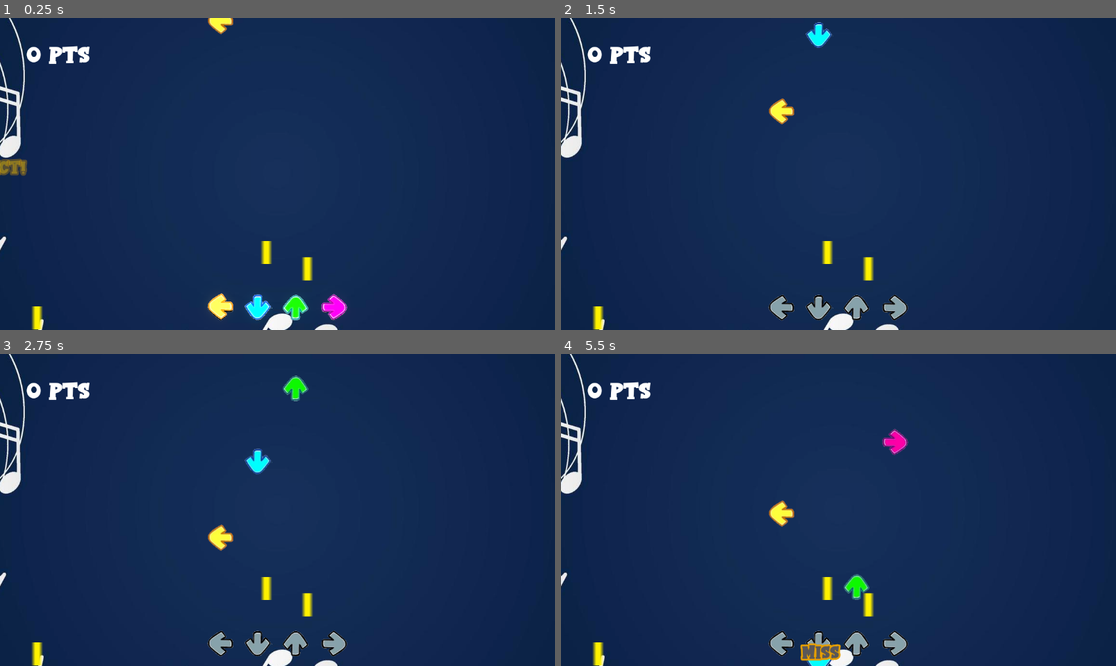
Above: before the commit, frames 1-4 (two rows, left to right).
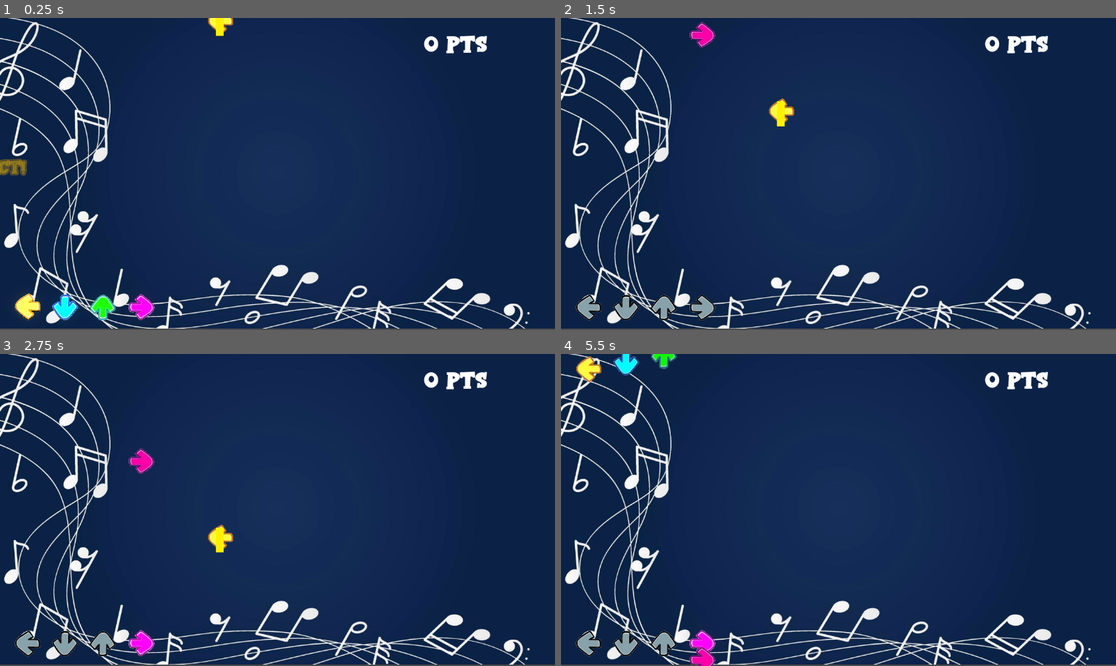
Above: after the commit, the same moments.

Repository: sofiamatosg/Wave-of-Mutilation
Game: Godot game, scene res://levels/game_level.tscn
Same seed, same stepped clock (60 frames per second), same inputs: the game is played once before the commit and once after it.
Inputs:
- Up to frame 1 (0.25 s): no input
- Up to frame 2 (1.5 s): tap Enter at 0.5 s; hold F (button_right, bound only after the commit) 0.53-1.28 s; hold S (button_down, bound only after the commit) from 1.28 s (still down)
- Up to frame 3 (2.75 s): release S (button_down, bound only after the commit) at 2.03 s; hold F (button_right, bound only after the commit) from 2.03 s (still down)
- Up to frame 4 (5.5 s): release F (button_right, bound only after the commit) at 2.78 s; hold D (button_up, bound only after the commit) 2.78-3.53 s; hold A (button_left, bound only after the commit) 3.53-5.03 s; hold S (button_down, bound only after the commit) from 5.03 s (still down)

The runs differ from the first frame. In frame 1, 9.6% of the frame differs, in the area x 0-100%, y 0-100%; in frame 2, 9.9%; in frame 3, 10%; in frame 4, 11%.

Commit message:
Major fix!
Fixed the bug where some keys where showing up wrongly as missed. Typed almost half of the song.

Diff:
--- a/level_editor.gd
+++ b/level_editor.gd
@@ -3,9 +3,14 @@
 const in_edit_mode: bool = false
 var current_level_name = "Intro"
 
+
 var level_info = {
 	"Intro" = {
-		"fk_times": "[[1], [2], [3], [4]]"
+		"fk_times": "
+		[[5, 7.7, 10.3, 12.8, 15.2, 24.6, 25, 27.1, 29.1, 31.5, 34.2, 34.8, 35, 35.2, 35.4, 35.6, 35.7, 37.2, 37.4, 37.6, 37.8, 38, 39.4, 39.6, 39.8, 40, 40.2],
+		[5.1, 6.1, 6.6, 7.6, 8.2, 8.8, 9.4, 10.2, 10.8, 11.4, 11.9, 12.7,13.3, 13.9, 14.4, 15.1, 15.7, 16.3,16.9, 18, 18.6, 19.2, 20.3, 20.9, 21.5, 22.6, 23.2, 23.8, 25.5, 26.1, 27, 27.6, 28.2, 28.7, 29.2, 29.9, 30.5, 31.1, 31.6, 32.3, 32.9, 33.5],
+		[5.2, 6.2, 6.7, 7.5, 8.3, 8.9, 9.5, 10.1, 10.9, 11.5, 12, 12.6, 13.4, 14, 14.5, 15, 15.8, 16.4, 17, 18.1, 18.7, 19.3, 20.4, 21, 21.6, 22.7, 23.3, 23.9, 25.6, 26.2, 26.9, 27.7, 28.3, 28.8, 29.3, 30, 30.6, 31.2, 31.7, 32.4, 33, 33.6, 38.7],
+		[1,7.4, 10, 12.5, 14.9, 26.8, 29.4, 31.8, 34.1, 34.7, 38.9]]"
 	}
 }
 # Called when the node enters the scene tree for the first time.
@@ -15,18 +20,18 @@
 	else:
 		var fk_times = level_info.get(current_level_name).get("fk_times")
 		var fk_times_arr = str_to_var(fk_times)
-		print(fk_times_arr[0])
+		#print(fk_times_arr[0])
 
 		var counter: int = 0
 		for key in fk_times_arr:
 			var button_name: String = ""
 			match counter:
 				0:
+					button_name = "button_left"
+				1:
 					button_name = "button_down"
-				1:
+				2:
 					button_name = "button_up"
-				2:
-					button_name = "button_left"
 				3:
 					button_name = "button_right"
 
--- a/levels/game_level.tscn
+++ b/levels/game_level.tscn
@@ -6,6 +6,7 @@
 [ext_resource type="PackedScene" uid="uid://my0vyubbvhxn" path="res://levels/game_ui.tscn" id="3_d65c1"]
 [ext_resource type="PackedScene" uid="uid://cgx2o2xtebrgv" path="res://objects/hold_tail.tscn" id="4_wtvao"]
 [ext_resource type="PackedScene" uid="uid://dsoxkm5i4lmjp" path="res://level_editor.tscn" id="5_2i5ty"]
+[ext_resource type="PackedScene" uid="uid://bn0jgwmv7lc28" path="res://objects/audio_control.tscn" id="7_smvv8"]
 
 [sub_resource type="Environment" id="Environment_d65c1"]
 background_mode = 3
@@ -16,25 +17,26 @@
 [node name="Camera2D" type="Camera2D" parent="."]
 
 [node name="Background" type="Sprite2D" parent="."]
-position = Vector2(-1, 0)
+position = Vector2(1.00001, -2.50002)
+scale = Vector2(0.664753, 0.660204)
 texture = ExtResource("1_n0b0m")
 
 [node name="key_listener" parent="." instance=ExtResource("1_qc6i3")]
-position = Vector2(-120, 280)
+position = Vector2(-520, 280)
 key_name = "button_left"
 
 [node name="key_listener2" parent="." instance=ExtResource("1_qc6i3")]
-position = Vector2(-40, 280)
+position = Vector2(-440, 280)
 frame = 1
 key_name = "button_down"
 
 [node name="key_listener3" parent="." instance=ExtResource("1_qc6i3")]
-position = Vector2(40, 280)
+position = Vector2(-360, 280)
 frame = 2
 key_name = "button_up"
 
 [node name="key_listener4" parent="." instance=ExtResource("1_qc6i3")]
-position = Vector2(120, 280)
+position = Vector2(-280, 280)
 frame = 3
 key_name = "button_right"
 
@@ -42,30 +44,17 @@
 position = Vector2(-120, -350)
 
 [node name="HoldTail" parent="FallingKey" instance=ExtResource("4_wtvao")]
-visible = false
 scale = Vector2(8, 12.874)
 
 [node name="GameUI" parent="." instance=ExtResource("3_d65c1")]
-offset_left = -610.0
-offset_top = -174.0
-offset_right = -610.0
-offset_bottom = -174.0
+offset_left = -603.0
+offset_top = -276.0
+offset_right = -603.0
+offset_bottom = -276.0
 
 [node name="WorldEnvironment" type="WorldEnvironment" parent="."]
 environment = SubResource("Environment_d65c1")
 
-[node name="MusicPlayer" type="AudioStreamPlayer2D" parent="."]
-
 [node name="LevelEditor" parent="." instance=ExtResource("5_2i5ty")]
 
-[node name="HoldTail2" parent="." instance=ExtResource("4_wtvao")]
-position = Vector2(62, 197)
-scale = Vector2(8, 12)
-
-[node name="HoldTail3" parent="." instance=ExtResource("4_wtvao")]
-position = Vector2(-23, 163)
-scale = Vector2(8, 12)
-
-[node name="HoldTail4" parent="." instance=ExtResource("4_wtvao")]
-position = Vector2(-499, 299)
-scale = Vector2(8, 12)
+[node name="AudioControl" parent="." instance=ExtResource("7_smvv8")]
--- a/levels/game_ui.tscn
+++ b/levels/game_ui.tscn
@@ -17,10 +17,14 @@
 
 [node name="ScoreLabel" type="RichTextLabel" parent="CanvasLayer"]
 unique_name_in_owner = true
-offset_left = 55.0
-offset_top = 43.0
-offset_right = 261.0
-offset_bottom = 100.0
+anchors_preset = 1
+anchor_left = 1.0
+anchor_right = 1.0
+offset_left = -272.0
+offset_top = 21.0
+offset_right = -66.0
+offset_bottom = 78.0
+grow_horizontal = 0
 theme_override_fonts/normal_font = ExtResource("2_ul118")
 theme_override_font_sizes/normal_font_size = 40
 text = "0 pts"
@@ -28,10 +32,14 @@
 
 [node name="ComboLabel" type="RichTextLabel" parent="CanvasLayer"]
 unique_name_in_owner = true
-offset_left = 44.0
-offset_top = 107.0
-offset_right = 293.0
-offset_bottom = 164.0
+anchors_preset = 1
+anchor_left = 1.0
+anchor_right = 1.0
+offset_left = -305.0
+offset_top = 91.0
+offset_right = -56.0
+offset_bottom = 148.0
+grow_horizontal = 0
 theme_override_fonts/normal_font = ExtResource("2_ul118")
 theme_override_font_sizes/normal_font_size = 40
 text = "0x Combo"
--- /dev/null
+++ b/objects/audio_control.gd
@@ -0,0 +1,12 @@
+extends Node
+
+
+# Called when the node enters the scene tree for the first time.
+func _ready() -> void:
+	await get_tree().create_timer(0.5).timeout  # Wait 3 seconds
+	$Drive.play()
+
+
+# Called every frame. 'delta' is the elapsed time since the previous frame.
+func _process(delta: float) -> void:
+	pass
--- /dev/null
+++ b/objects/audio_control.tscn
@@ -0,0 +1,12 @@
+[gd_scene load_steps=4 format=3 uid="uid://bn0jgwmv7lc28"]
+
+[ext_resource type="AudioStream" uid="uid://th3x2p7em84s" path="res://music/Drive.wav" id="1_8j1b0"]
+[ext_resource type="Script" uid="uid://bvuh81csvgfop" path="res://objects/audio_control.gd" id="1_jnm6s"]
+[ext_resource type="Script" uid="uid://c77slq78rlm2f" path="res://objects/drive.gd" id="2_jnm6s"]
+
+[node name="AudioControl" type="Node"]
+script = ExtResource("1_jnm6s")
+
+[node name="Drive" type="AudioStreamPlayer" parent="."]
+stream = ExtResource("1_8j1b0")
+script = ExtResource("2_jnm6s")
--- /dev/null
+++ b/objects/drive.gd
@@ -0,0 +1 @@
+extends AudioStreamPlayer
--- a/objects/hold_tail.gd
+++ b/objects/hold_tail.gd
@@ -1,11 +1 @@
 extends Sprite2D
-
-
-# Called when the node enters the scene tree for the first time.
-func _ready() -> void:
-	pass # Replace with function body.
-
-
-# Called every frame. 'delta' is the elapsed time since the previous frame.
-func _process(delta: float) -> void:
-	pass
--- a/objects/hold_tail.tscn
+++ b/objects/hold_tail.tscn
@@ -4,5 +4,7 @@
 [ext_resource type="Script" uid="uid://chhyn4kopa4l1" path="res://objects/hold_tail.gd" id="2_o5ei2"]
 
 [node name="HoldTail" type="Sprite2D"]
+texture_filter = 1
+scale = Vector2(8, 8)
 texture = ExtResource("1_3xh7g")
 script = ExtResource("2_o5ei2")
--- a/objects/key_listener.gd
+++ b/objects/key_listener.gd
@@ -39,33 +39,43 @@
 			var distance_from_pass = abs(key_to_pop.pass_treshold - key_to_pop.global_position.y)
 			$AnimationPlayer.stop()
 			$AnimationPlayer.play("key_hit")
+			print(distance_from_pass)
+			var press_score_text:String = ""
+			if key_to_pop.global_position.y > 344:
+				press_score_text = "MISS"
+				Signals.ResetCombo.emit()
+				falling_key_queue.pop_front()
+				key_to_pop.queue_free()
 
-			var press_score_text:String = ""
-			if distance_from_pass > 3 and distance_from_pass <= perfect_press_treshold:
+			elif distance_from_pass > 3 and distance_from_pass <= perfect_press_treshold:
 				Signals.IncrementScore.emit(perfect_press_score)
 				press_score_text = "PERFECT"
 				Signals.IncrementCombo.emit()
+				key_to_pop.queue_free()
 
 			elif distance_from_pass < great_press_treshold:
 				Signals.IncrementScore.emit(great_press_score)
 				press_score_text = "GREAT"
 				Signals.IncrementCombo.emit()
+				key_to_pop.queue_free()
 
 			elif distance_from_pass < good_press_treshold:
 				Signals.IncrementScore.emit(good_press_score)
 				press_score_text = "GOOD"
 				Signals.IncrementCombo.emit()
+				key_to_pop.queue_free()
 
 			elif distance_from_pass < ok_press_treahold:
 				Signals.IncrementScore.emit(ok_press_score)
 				press_score_text = "OK"
 				Signals.IncrementCombo.emit()
-
+				key_to_pop.queue_free()
 			else:
 				press_score_text = "MISS"
 				Signals.ResetCombo.emit()
 
-			key_to_pop.queue_free()
+
+
 
 			var st_inst = score_text.instantiate()
 			get_tree().get_root().call_deferred("add_child", st_inst)
--- a/project.godot
+++ b/project.godot
@@ -27,22 +27,22 @@
 
 button_up={
 "deadzone": 0.5,
-"events": [Object(InputEventKey,"resource_local_to_scene":fa …(139 unchanged characters)… d":false,"keycode":0,"physical_keycode":4194320,"key_label":0,"unicode":0,"location":0,"echo":false,"script":null)
+"events": [Object(InputEventKey,"resource_local_to_scene":fa …(139 unchanged characters)… d":false,"keycode":0,"physical_keycode":68,"key_label":0,"unicode":0,"location":0,"echo":false,"script":null)
 ]
 }
 button_down={
 "deadzone": 0.5,
-"events": [Object(InputEventKey,"resource_local_to_scene":fa …(139 unchanged characters)… d":false,"keycode":0,"physical_keycode":4194322,"key_label":0,"unicode":0,"location":0,"echo":false,"script":null)
+"events": [Object(InputEventKey,"resource_local_to_scene":fa …(139 unchanged characters)… d":false,"keycode":0,"physical_keycode":83,"key_label":0,"unicode":0,"location":0,"echo":false,"script":null)
 ]
 }
 button_right={
 "deadzone": 0.5,
-"events": [Object(InputEventKey,"resource_local_to_scene":fa …(139 unchanged characters)… d":false,"keycode":0,"physical_keycode":4194321,"key_label":0,"unicode":0,"location":0,"echo":false,"script":null)
+"events": [Object(InputEventKey,"resource_local_to_scene":fa …(139 unchanged characters)… d":false,"keycode":0,"physical_keycode":70,"key_label":0,"unicode":0,"location":0,"echo":false,"script":null)
 ]
 }
 button_left={
 "deadzone": 0.5,
-"events": [Object(InputEventKey,"resource_local_to_scene":fa …(139 unchanged characters)… d":false,"keycode":0,"physical_keycode":4194319,"key_label":0,"unicode":0,"location":0,"echo":false,"script":null)
+"events": [Object(InputEventKey,"resource_local_to_scene":fa …(139 unchanged characters)… d":false,"keycode":0,"physical_keycode":65,"key_label":0,"unicode":0,"location":0,"echo":false,"script":null)
 ]
 }
 
Not shown: 1 places in levels/game_level.tscn that only renumber resources
Not shown, added: music/Drive.wav.import
Not shown, added: objects/audio_control.gd.uid
Not shown, added: objects/drive.gd.uid
Not shown, added: music/Drive.wav
